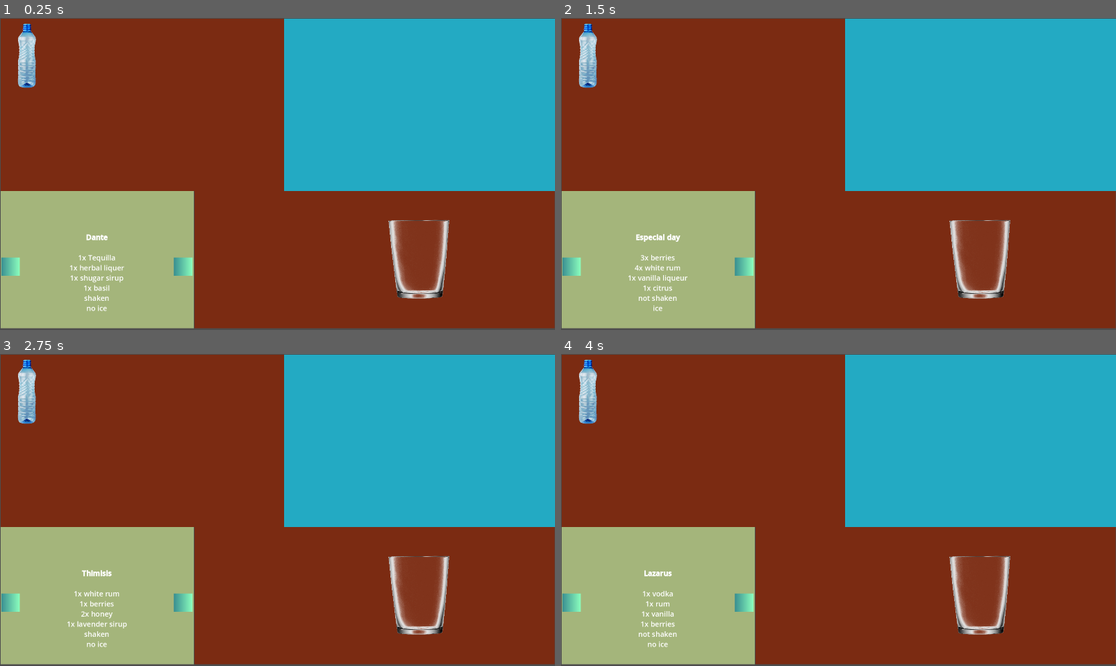
Above: before the commit, frames 1-4 (two rows, left to right).
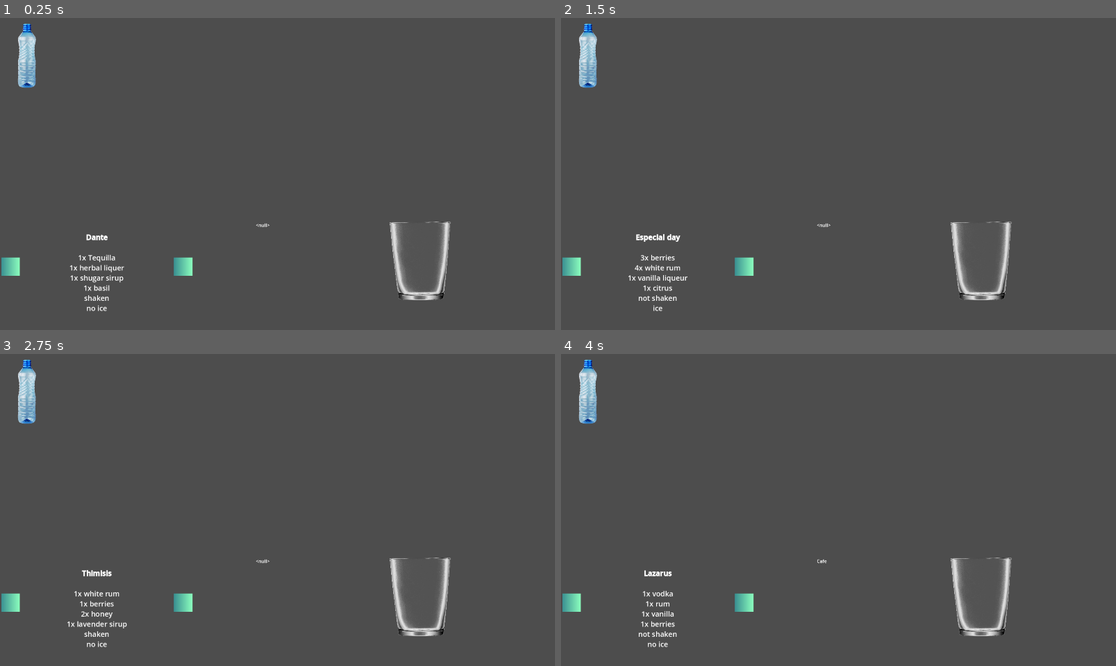
Above: after the commit, the same moments.

Repository: buficek7/GameJamBrno2024
Game: Godot game, scene res://scenes/Test Scene.tscn
Same seed, same stepped clock (60 frames per second), same inputs: the game is played once before the commit and once after it.
Inputs (mouse positions are in pixels of both pictures, inside the frame that each line leads up to):
- Up to frame 1 (0.25 s): no input
- Up to frame 2 (1.5 s): click (744, 267) at 0.5 s; click (744, 267) at 1.25 s
- Up to frame 3 (2.75 s): click (183, 603) at 2 s
- Up to frame 4 (4 s): click (572, 603) at 2.75 s; tap Enter at 3.5 s; move the mouse to (960, 494) at 3.52 s; hold P (Serve) from 3.53 s (still down); tap Space at 3.77 s

The runs differ from the first frame. In frame 1, 98% of the frame differs, in the area x 0-100%, y 0-100%; in frame 2, 98%; in frame 3, 98%; in frame 4, 98%.
Error after the commit: Error setting property 'text' with value of type Nil. (res://scripts/Active)

Commit message:
Uz to funguje

Diff:
--- /dev/null
+++ b/data/Recipes/test.json
@@ -0,0 +1 @@
+["water:1"]
--- a/data/levels/level1.json
+++ b/data/levels/level1.json
@@ -1,5 +1 @@
-[
-	"test-sucks",
-	"Cafe-Sucks",
-	"Suckujes-Cafe"
-]
+["test-sucks","Cafe-Sucks","Suckujes-Cafe"]
--- a/scenes/Test Scene.tscn
+++ b/scenes/Test Scene.tscn
@@ -6,6 +6,7 @@
 [ext_resource type="Script" path="res://scripts/RecipeBook.gd" id="2_wx44w"]
 [ext_resource type="Texture2D" uid="uid://dt6lyw07qeeh1" path="res://Textures/Objects/drinkdish.png" id="2_x6y8s"]
 [ext_resource type="Script" path="res://scripts/Dish.gd" id="3_droxh"]
+[ext_resource type="Script" path="res://scripts/Active Order.gd" id="3_jh7jl"]
 
 [sub_resource type="Gradient" id="Gradient_msppg"]
 colors = PackedColorArray(0.233781, 0.569621, 0.574711, 1, 0.54902, 1, 0.745098, 1)
@@ -28,44 +29,6 @@
 [node name="Node2D" type="Node2D"]
 position = Vector2(2, -1)
 script = ExtResource("1_s5lyr")
-
-[node name="Background" type="Control" parent="."]
-layout_mode = 3
-anchors_preset = 0
-offset_right = 40.0
-offset_bottom = 40.0
-
-[node name="ColorRect" type="ColorRect" parent="Background"]
-layout_mode = 0
-offset_left = -958.0
-offset_top = 55.0
-offset_right = -290.0
-offset_bottom = 534.0
-color = Color(0.643137, 0.709804, 0.482353, 1)
-
-[node name="ColorRect2" type="ColorRect" parent="Background"]
-layout_mode = 0
-offset_left = -288.0
-offset_top = 55.0
-offset_right = 959.0
-offset_bottom = 534.0
-color = Color(0.482353, 0.168627, 0.0705882, 1)
-
-[node name="ColorRect3" type="ColorRect" parent="Background"]
-layout_mode = 0
-offset_left = -958.0
-offset_top = -537.0
-offset_right = 29.0
-offset_bottom = 60.0
-color = Color(0.482353, 0.168627, 0.0705882, 1)
-
-[node name="ColorRect4" type="ColorRect" parent="Background"]
-layout_mode = 0
-offset_left = 22.0
-offset_top = -537.0
-offset_right = 960.0
-offset_bottom = 60.0
-color = Color(0.137255, 0.666667, 0.764706, 1)
 
 [node name="Control" type="Control" parent="."]
 layout_mode = 3
@@ -123,6 +86,15 @@
 scroll_active = false
 context_menu_enabled = true
 
+[node name="Active Order" type="RichTextLabel" parent="."]
+offset_left = -75.0
+offset_top = 165.0
+offset_right = 182.0
+offset_bottom = 430.0
+bbcode_enabled = true
+text = "Order"
+script = ExtResource("3_jh7jl")
+
 [node name="Camera2D" type="Camera2D" parent="."]
 
 [node name="ParallaxBackground" type="ParallaxBackground" parent="."]
@@ -133,7 +105,7 @@
 texture = SubResource("CompressedTexture2D_u4vbq")
 
 [node name="DrinkDish" type="Area2D" parent="."]
-position = Vector2(486, 294)
+position = Vector2(490, 300)
 scale = Vector2(3.11793, 2.15332)
 script = ExtResource("3_droxh")
 
--- /dev/null
+++ b/scripts/Active Order.gd
@@ -0,0 +1,15 @@
+extends RichTextLabel
+
+@onready var orderControl : Level = get_parent()
+
+# Called when the node enters the scene tree for the first time.
+func _ready():
+	text = orderControl.get_order_descript()
+
+# Called every frame. 'delta' is the elapsed time since the previous frame.
+func _process(delta):
+	pass
+
+func _input(event):
+	if event.is_action_pressed("Serve"):
+		text = orderControl.get_order_descript()
--- a/scripts/Ingredient.gd
+++ b/scripts/Ingredient.gd
@@ -2,9 +2,6 @@
 
 var mouse_hover : bool = false
 var defPosition : Vector2
-var IsDraged : bool = false
-var OverDish : bool = false
-@onready var Sprite = $Sprite2D
 @export_category("Base")
 @export var Ingredient_Name : String
 @export var drinkDish : Dish
--- a/scripts/Level.gd
+++ b/scripts/Level.gd
@@ -50,6 +50,7 @@
 	return active_order
 
 func get_order_descript():
+	print(active_order)
 	if active_order == null:
 		return null
 	return active_order.get_desc()
Not shown: 1 places in scenes/Test Scene.tscn that only renumber resources
